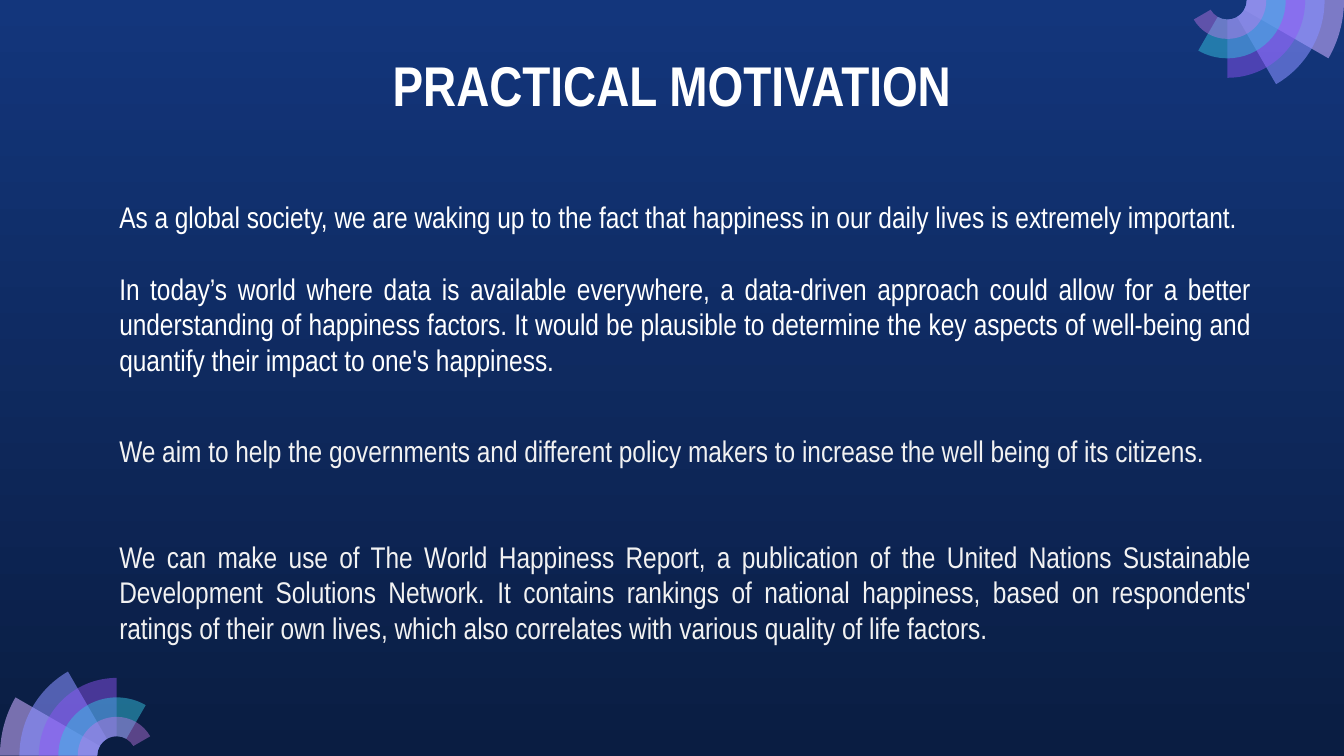
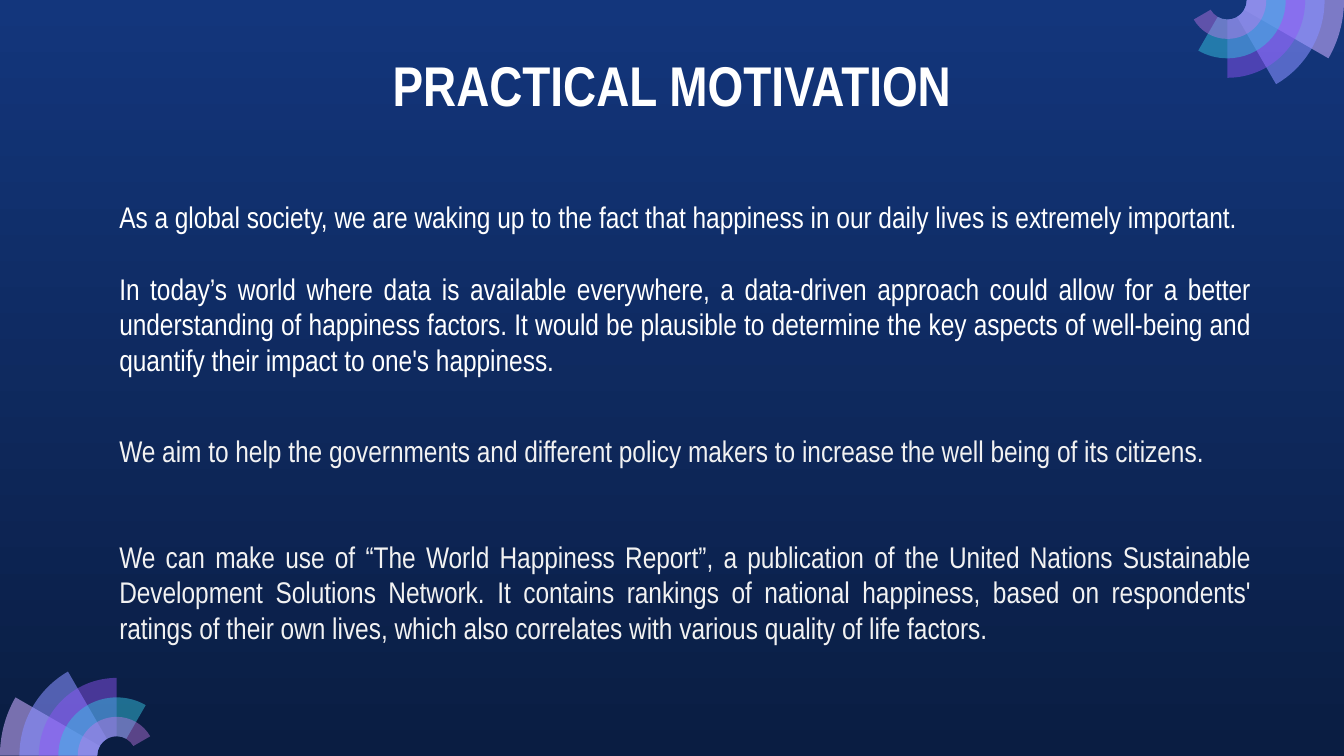
Before and after one commit to xaynezz/1015, a slide deck: slide 4 of SC1015 Mini Project - Understanding Happiness.pptx. Drawn at 1344x756 pixels with LibreOffice and Linux fonts; fonts in the diff are those of the drawing. Boxes give left, top, right and bottom in pixels: in the first picture for what was removed or moved away, otherwise in the second. Text is boxed around its words. In the diff, an @@ line names an element or a change of style, - is before the commit and + after.

```diff
--- a/SC1015 Mini Project - Understanding Happiness.pptx
+++ b/SC1015 Mini Project - Understanding Happiness.pptx
@@ text at (119, 546, 1251, 645): text changed @@
-We can make use of The World Happiness Report, a publication of the United Nations Sustainable Development Solutions Network. It contains rankings of national happiness, based on respondents' ratings of their own lives, which also correlates with various quality of life factors.
+We can make use of “The World Happiness Report”, a publication of the United Nations Sustainable Development Solutions Network. It contains rankings of national happiness, based on respondents' ratings of their own lives, which also correlates with various quality of life factors.
```
Also in this commit, not shown: 7 other slides changed, 1 slide added.
